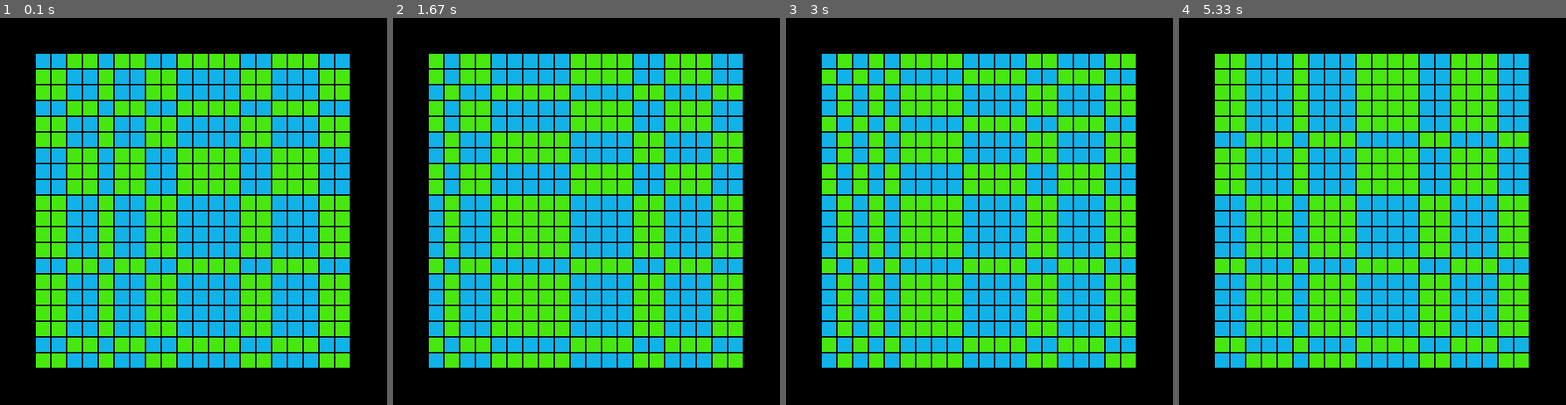
Above: before the commit, frames 1-4 (left to right).
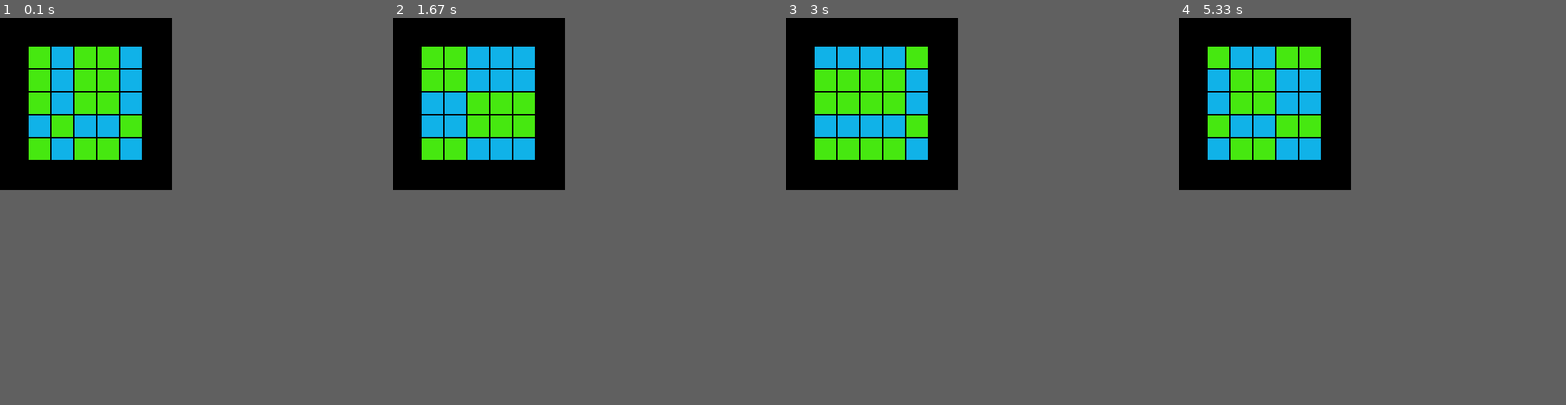
Above: after the commit, the same moments.

Repository: centipeda/pygame-shockwave
Game: pygame game, started from shockgame.py
Same seed, same stepped clock (60 frames per second), same inputs: the game is played once before the commit and once after it. The source is Python 2; it was converted automatically to run under Python 3.
Inputs (mouse positions are in pixels of both pictures, inside the frame that each line leads up to):
- Up to frame 1 (0.1 s): no input
- Up to frame 2 (1.67 s): press the mouse at (431, 149) at 0.37 s; move the mouse to (474, 99) at 0.47 s; release the mouse at (516, 48) at 0.6 s; press the mouse at (454, 126) at 0.7 s; move the mouse to (493, 122) at 0.8 s; release the mouse at (528, 118) at 0.93 s; click (512, 79) at 1.05 s; press the mouse at (431, 56) at 1.37 s; move the mouse to (435, 107) at 1.47 s; release the mouse at (439, 157) at 1.6 s
- Up to frame 3 (3 s): press the mouse at (824, 56) at 1.7 s; move the mouse to (824, 64) at 1.8 s; release the mouse at (820, 72) at 1.93 s; press the mouse at (917, 56) at 2.03 s; move the mouse to (902, 56) at 2.13 s; release the mouse at (890, 52) at 2.27 s; press the mouse at (894, 126) at 2.37 s; move the mouse to (863, 99) at 2.47 s; release the mouse at (832, 72) at 2.6 s; press the mouse at (917, 126) at 2.7 s; move the mouse to (894, 118) at 2.8 s; release the mouse at (871, 114) at 2.93 s
- Up to frame 4 (5.33 s): press the mouse at (1264, 126) at 3.03 s; move the mouse to (1275, 107) at 3.13 s; release the mouse at (1291, 87) at 3.27 s; press the mouse at (1264, 126) at 3.37 s; move the mouse to (1260, 141) at 3.47 s; release the mouse at (1252, 157) at 3.6 s; press the mouse at (1310, 103) at 3.7 s; move the mouse to (1271, 107) at 3.8 s; release the mouse at (1237, 107) at 3.93 s; press the mouse at (1287, 126) at 4.03 s; move the mouse to (1302, 114) at 4.13 s; release the mouse at (1318, 99) at 4.27 s; press the mouse at (1287, 149) at 4.37 s; move the mouse to (1291, 103) at 4.47 s; release the mouse at (1295, 56) at 4.6 s; click (1209, 99) at 4.72 s; press the mouse at (1310, 103) at 5.03 s; move the mouse to (1260, 118) at 5.13 s; release the mouse at (1209, 137) at 5.27 s
In our replay, the window is 540x540 before the commit and 240x240 after it. These sizes can differ from the game's own. Grey fills any space a smaller window leaves; there, only what the larger window draws over its background counts as a difference.

The runs differ from the first frame. In frame 1, 54% of the frame differs, in the area x 7-91%, y 7-91%; in frame 2, 54%; in frame 3, 54%; in frame 4, 54%.

Commit message:
Added sounds for tile-clicking, and victory checker.

Diff:
--- a/shockgame.py
+++ b/shockgame.py
@@ -1,48 +1,64 @@
+#!/usr/bin/env python
+
 from shockobjs import *
 import pygame
 
 pygame.init()
 
-# create window
-SCREEN = pygame.display.set_mode((WINSIZE,WINSIZE))
-pygame.display.set_caption('Shockwave')
-SCREEN.fill(BGCOLOR)
+# All constants referenced are stored in the shockobjs.py file.
 
-# create game grid
-mainGrid = create_grid(GRIDSIZE,GRIDSIZE)
-assign_rects(mainGrid.grid)
-draw_grid(mainGrid.grid,SCREEN)
+def main():
+    # create window
+    SCREEN = pygame.display.set_mode((WINW,WINH))
+    pygame.display.set_caption(NAME)
+    SCREEN.fill(BGCOLOR)
 
-# randomize game grid
-mainGrid.randomize_tiles()
+    # create game grid
+    mainGrid = create_grid(GRIDW,GRIDH)
+    mainGrid.assign_rects()
+    mainGrid.draw_grid(SCREEN)
 
-while True: # main loop
-    clickCoords = None
-    # quit if window closed
-    for event in pygame.event.get():
-        if event.type == pygame.QUIT:
-            pygame.quit()
-            sys.exit()
-        elif event.type == pygame.MOUSEBUTTONUP:
-            clickCoords = event.pos
+    # randomize game grid
+    mainGrid.randomize_tiles()
 
-    # Checks if there's a tile at the clicked location.
-    if clickCoords is not None:
-        clickedTile = tile_at_location(mainGrid,clickCoords)
-        if clickedTile is not False:
-            for row in mainGrid.grid:
-                for tile in row:
-                    if clickedTile == tile:
-                        mainGrid.flip_row(clickedTile.gridrow)
-                        mainGrid.flip_column(clickedTile.gridcol)
+    won = False
 
-    # Flips all tiles in a given clicked tile's row and column,
-    # except for the one clicked.
-    for row in mainGrid.grid:
-        for tile in row:
-            if tile.colored:
-                SCREEN.fill(FLIPTILECOLOR,rect=tile.rect)
-            else:
-                SCREEN.fill(DEFTILECOLOR,rect=tile.rect)
+    while True: # main loop
+        clickCoords = None
+        # quit if window closed
+        for event in pygame.event.get():
+            if event.type == pygame.QUIT:
+                pygame.quit()
+                sys.exit()
+            elif event.type == pygame.MOUSEBUTTONUP:
+                clickCoords = event.pos
 
-    pygame.display.update()
+        # Checks if there's a tile at the clicked location.
+        if clickCoords is not None:
+            clickedTile = tile_at_location(mainGrid,clickCoords)
+            if clickedTile is not False:
+                for row in mainGrid.grid:
+                    for tile in row:
+                        if clickedTile == tile:
+                            play_beep()
+                            mainGrid.flip_row(clickedTile.gridrow)
+                            mainGrid.flip_column(clickedTile.gridcol)
+
+
+        # Updates colors of tiles in board.
+        for row in mainGrid.grid:
+            for tile in row:
+                if tile.colored:
+                    SCREEN.fill(FLIPTILECOLOR,rect=tile.rect)
+                else:
+                    SCREEN.fill(DEFTILECOLOR,rect=tile.rect)
+
+        # Checks if game is finished.
+        if game_won(mainGrid) and not won:
+            print "Won."
+            won = True
+
+        pygame.display.update()
+
+if __name__ == "__main__":
+    main()
--- a/shockobjs.py
+++ b/shockobjs.py
@@ -1,8 +1,11 @@
-"""Shockwave is a simple game, in which the objective is to make all the tiles the same color."""
+"""Shockwave is a simple game in which the objective is to make all the tiles the same color."""
 
 import sys
 import random
 import pygame
+
+# miscellaneous constants
+NAME = "Shockwave"
 
 # color constants
 DEFTILECOLOR = (16,178,232)
@@ -10,14 +13,21 @@
 BGCOLOR = (0,0,0)
 
 # size-related constants
-GRIDSIZE = 20
-XMARGIN = 50
-YMARGIN = 50
+GRIDH = 5
+GRIDW = 5
+XMARGIN = 40
+YMARGIN = 40
 XTILEGAP = 2
 YTILEGAP = 2
-TILEWIDTH = 20
-TILEHEIGHT = 20
-WINSIZE = ((XMARGIN * 2) + ((TILEWIDTH + XTILEGAP) * GRIDSIZE))
+TILEWIDTH = 30
+TILEHEIGHT = 30
+# centers grid in window
+WINW = ((XMARGIN * 2) + ((TILEWIDTH + XTILEGAP) * GRIDW))
+WINH = ((YMARGIN * 2) + ((TILEHEIGHT + YTILEGAP) * GRIDH))
+
+class Score():
+    def __init__(self):
+        pass
 
 class Tile():
     """Represents the colored squares in the game."""
@@ -39,25 +49,49 @@
         self.height = len(self.grid)
 
     def flip_tile(self,tile):
+        """Flips the colored attribute of a Tile object."""
         tile.colored = not tile.colored
 
     def flip_row(self, row):
+        """Flips all tiles in a given row."""
         for tile in self.grid[row]:
             self.flip_tile(tile)
 
     def flip_column(self, column):
+        """Flips all tiles in a given column."""
         for row in self.grid:
             self.flip_tile(row[column])
 
     def randomize_tiles(self):
+        """Randomizes grid tiles in a way that's still solvable."""
         for row in self.grid:
             for tile in row:
                 if random.randint(0,1) == 1:
                     self.flip_row(tile.gridrow)
                     self.flip_column(tile.gridcol)
 
+    def assign_rects(self):
+        """Assigns values to tile.rect attributes."""
+        basex = 0
+        basey = 0
+        for row in self.grid:
+            for tile in row:
+                tile.rect = pygame.Rect(basex + XMARGIN,
+                                        basey + YMARGIN,
+                                        tile.width,tile.height)
+                basex += (XTILEGAP + tile.width)
+            basex = 0
+            basey += (YTILEGAP + tile.height)
+
+    def draw_grid(self,surface):
+        """Draws Tiles to a surface from a Grid object."""
+        for row in self.grid:
+            for tile in row:
+                pygame.draw.rect(surface,DEFTILECOLOR,tile.rect)
+
+
 def create_grid(width,height):
-    """Creates multidimensional array of Tile objects."""
+    """Creates Grid holding a multidimensional array of Tile objects."""
     fullG = []
     # Used for incrementing.
     r = 0
@@ -72,25 +106,6 @@
         r += 1
     return Grid(fullG)
 
-def assign_rects(grid):
-    """Assigns Rect objects to each of the Tiles in a Grid."""
-    basex = 0
-    basey = 0
-
-    for row in grid:
-        for tile in row:
-            tile.rect = pygame.Rect(basex + XMARGIN,basey + YMARGIN,
-       tile.width,tile.height)
-            basex += (XTILEGAP + tile.width)
-        basex = 0
-        basey += (YTILEGAP + tile.height)
-
-def draw_grid(grid,surface):
-    """Draws Tiles to a surface from a Grid object."""
-    for row in grid:
-        for tile in row:
-            pygame.draw.rect(surface,DEFTILECOLOR,tile.rect)
-
 def tile_at_location(grid,coords):
     """Checks if a tile is at a given coordinate."""
     for row in grid.grid:
@@ -98,3 +113,16 @@
             if tile.rect.collidepoint(coords[0],coords[1]):
                 return tile
     return False
+
+def game_won(grid):
+    """Checks if all the game tiles are the same color."""
+    start = grid.grid[0][0] # First tile in Grid.grid
+    for row in grid.grid:
+        for tile in row:
+            if start.colored != tile.colored:
+                return False
+    return True
+
+def play_beep():
+    beep = pygame.mixer.Sound('beep.wav')
+    beep.play()
Not shown, added: beep.wav
